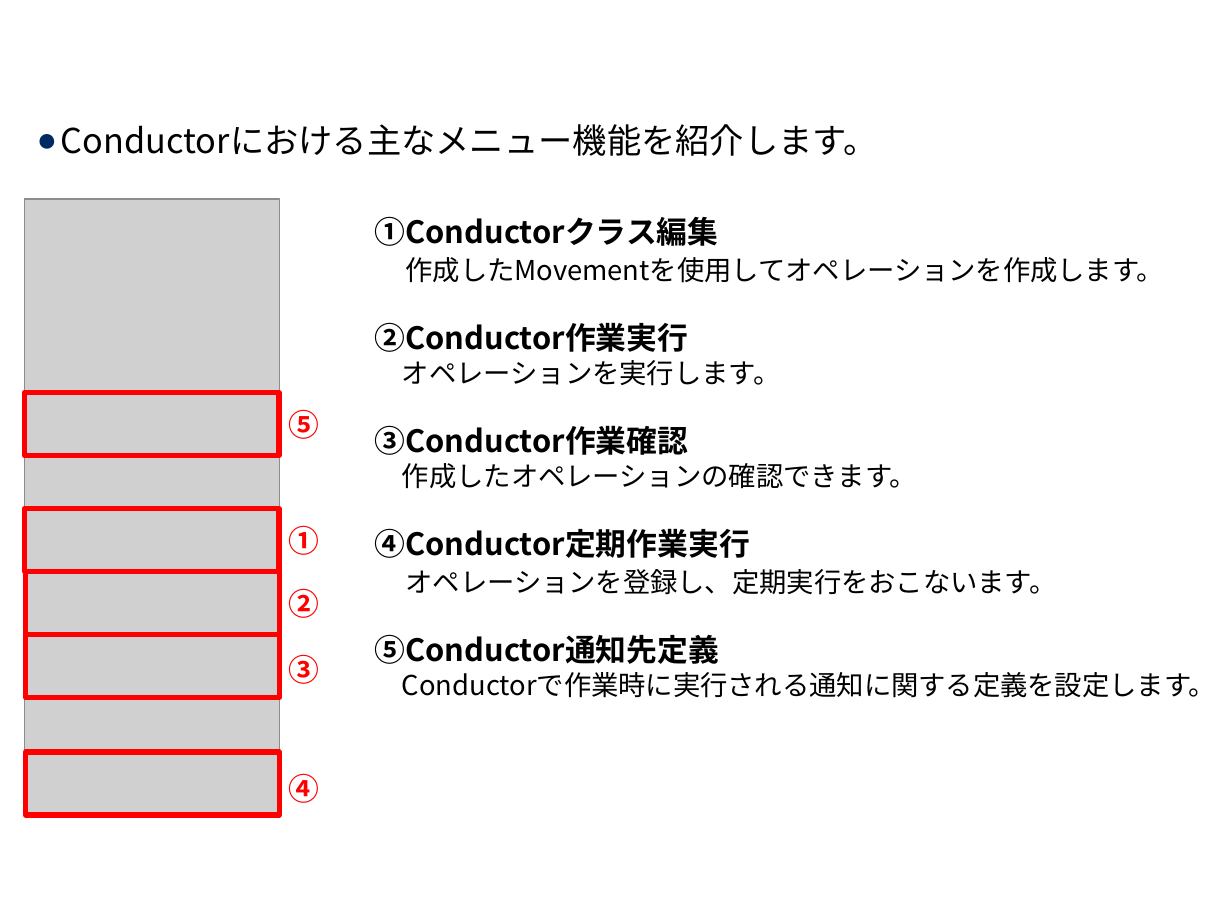
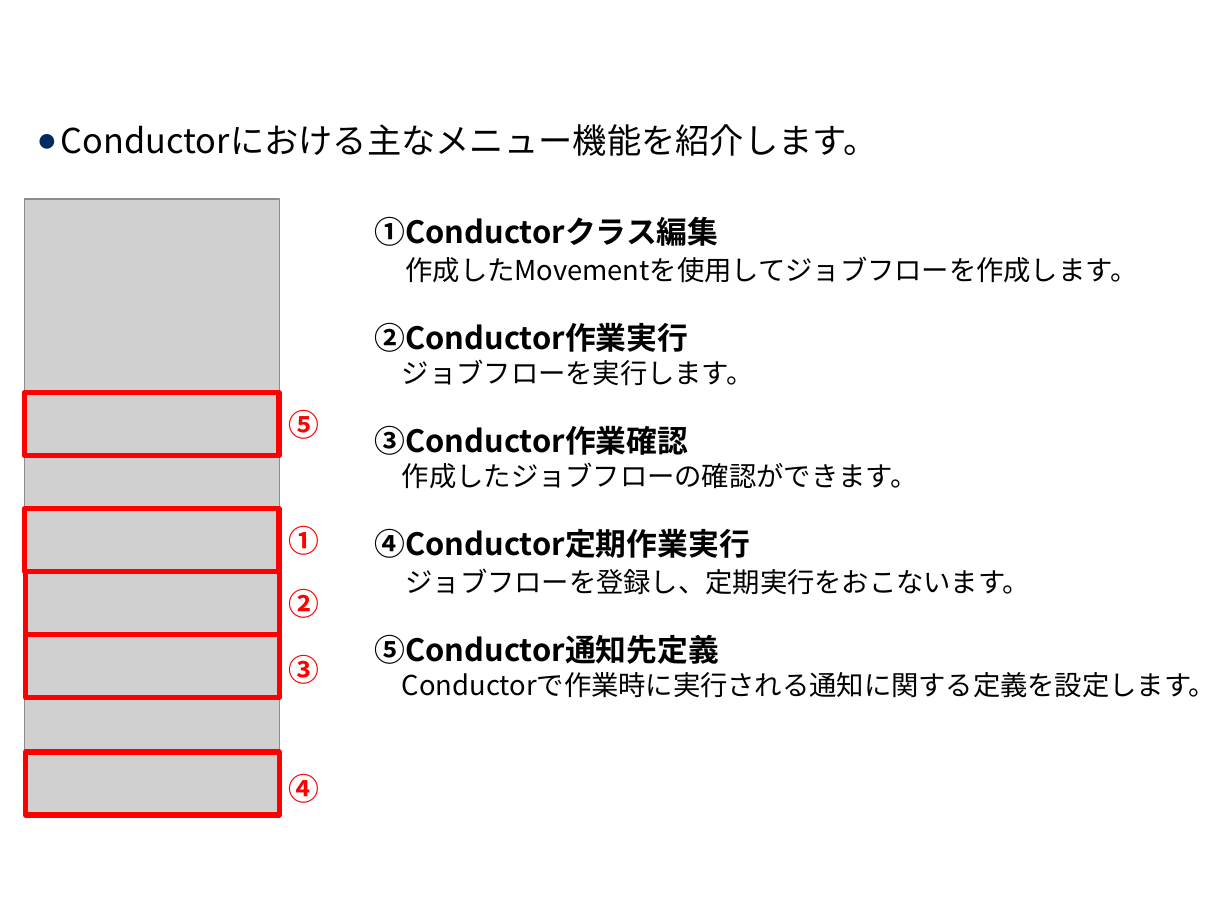
Before and after one commit to exastro-suite/it-automation-docs, a slide deck: slide 8 of asset/Learn_ja/ITA-Conductor_ja.pptx. Drawn at 1232x924 pixels with LibreOffice and Linux fonts; fonts in the diff are those of the drawing; grey boxes stand for pictures; background and template pictures are left out. Boxes give left, top, right and bottom in pixels: in the first picture for what was removed or moved away, otherwise in the second. Text is boxed around its words. In the diff, an @@ line names an element or a change of style, - is before the commit and + after.

```diff
--- a/asset/Learn_ja/ITA-Conductor_ja.pptx
+++ b/asset/Learn_ja/ITA-Conductor_ja.pptx
@@ text at (375, 216, 1137, 283): text changed @@
-①Conductorクラス編集
-作成したMovementを使用してオペレーションを作成します。
+①Conductorクラス編集
+作成したMovementを使用してジョブフローを作成します。
@@ text at (375, 360, 1030, 595): text changed @@
-オペレーションを実行します。
-③Conductor作業確認
-作成したオペレーションの確認できます。
-④Conductor定期作業実行
-オペレーションを登録し、定期実行をおこないます。
+ジョブフローを実行します。
+③Conductor作業確認
+作成したジョブフローの確認ができます。
+④Conductor定期作業実行
+ジョブフローを登録し、定期実行をおこないます。
```
Also in this commit, not shown: 4 other slides changed, 1 other file.
